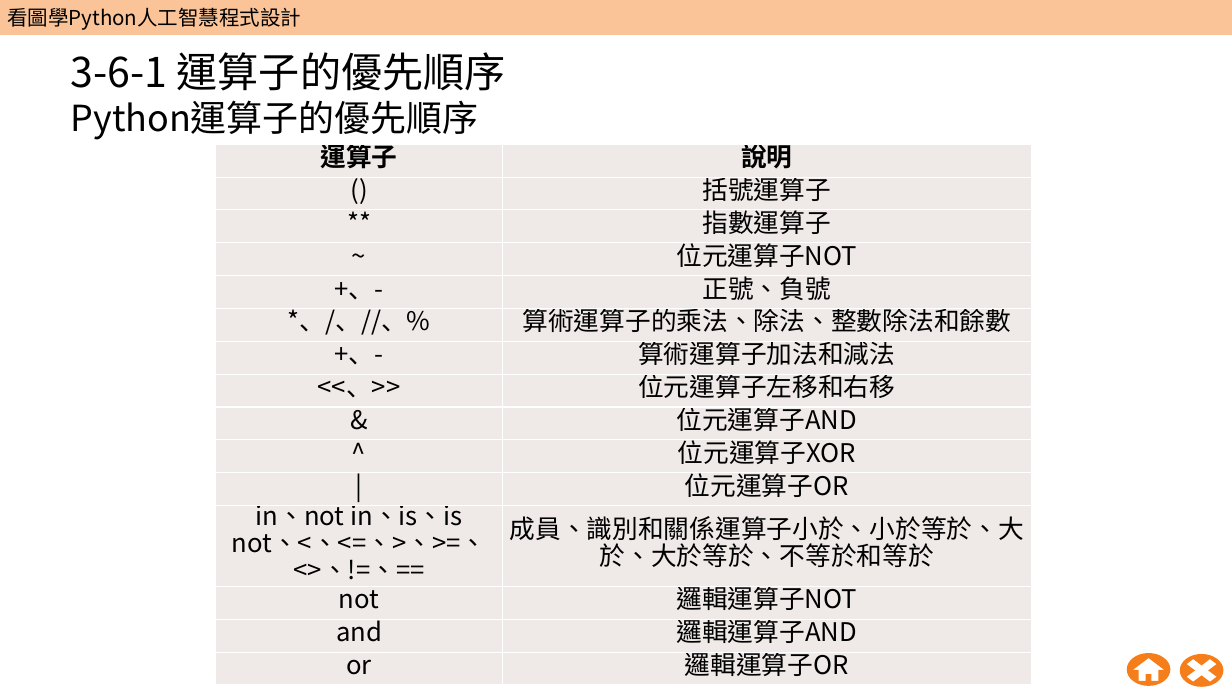
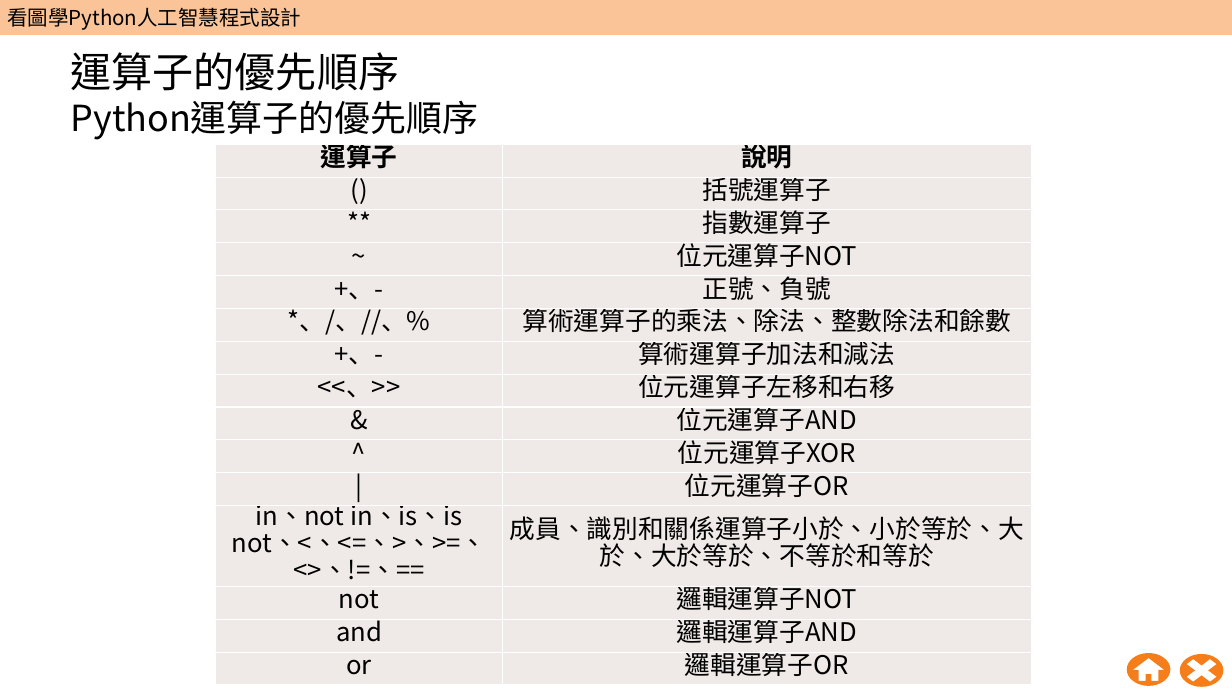
Before and after one commit to wangsungwen/Python-Artificial-Intelligence-Instruction, a slide deck: slide 66 of 五週Python人工智慧教學包/第1週/W01_教學簡報.pptx (slide 60 before the commit). Drawn at 1232x693 pixels with LibreOffice and Linux fonts; fonts in the diff are those of the drawing; background and template pictures are left out. Boxes give left, top, right and bottom in pixels: in the first picture for what was removed or moved away, otherwise in the second. Text is boxed around its words. In the diff, an @@ line names an element or a change of style, - is before the commit and + after.

```diff
--- a/五週Python人工智慧教學包/第1週/W01_教學簡報.pptx
+++ b/五週Python人工智慧教學包/第1週/W01_教學簡報.pptx
@@ title at (71, 52, 478, 140): text changed @@
-3-6-1 運算子的優先順序
-Python運算子的優先順序
+運算子的優先順序
+Python運算子的優先順序
```
Also in this commit, not shown: 17 other slides changed, 8 slides added.
